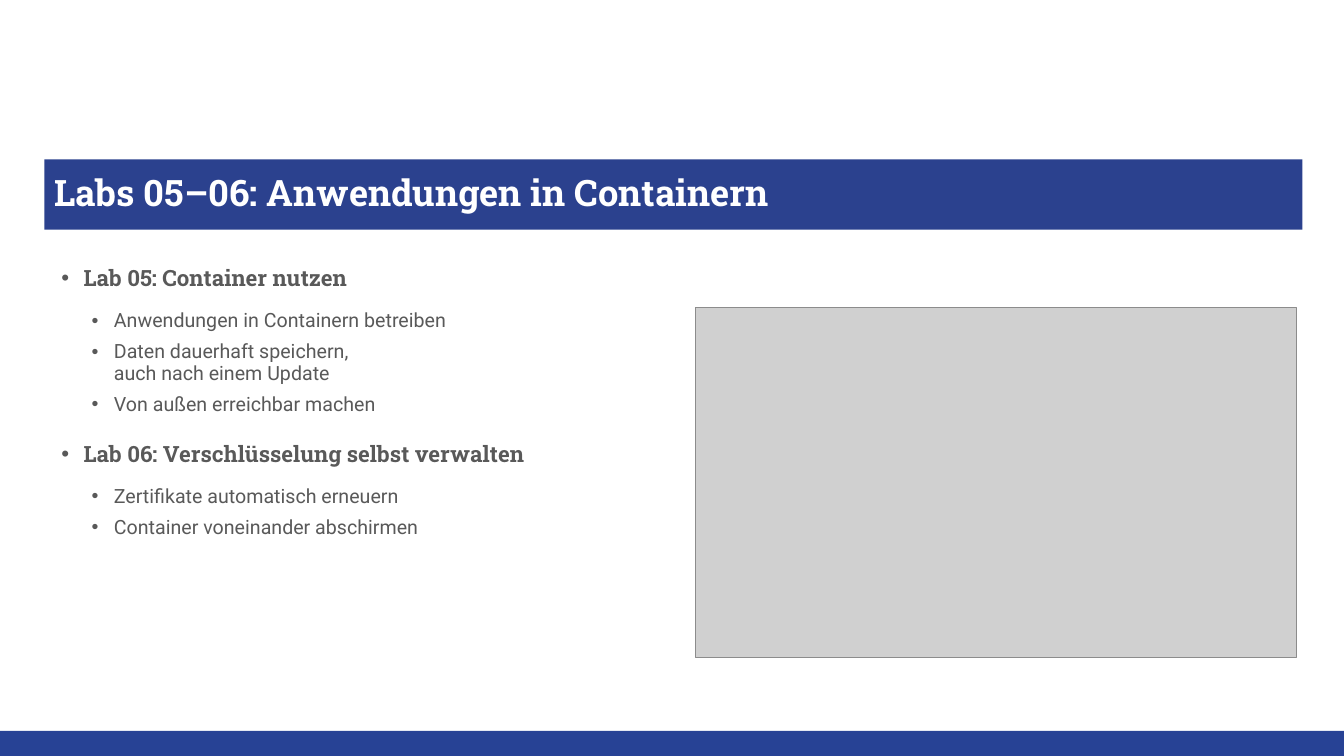
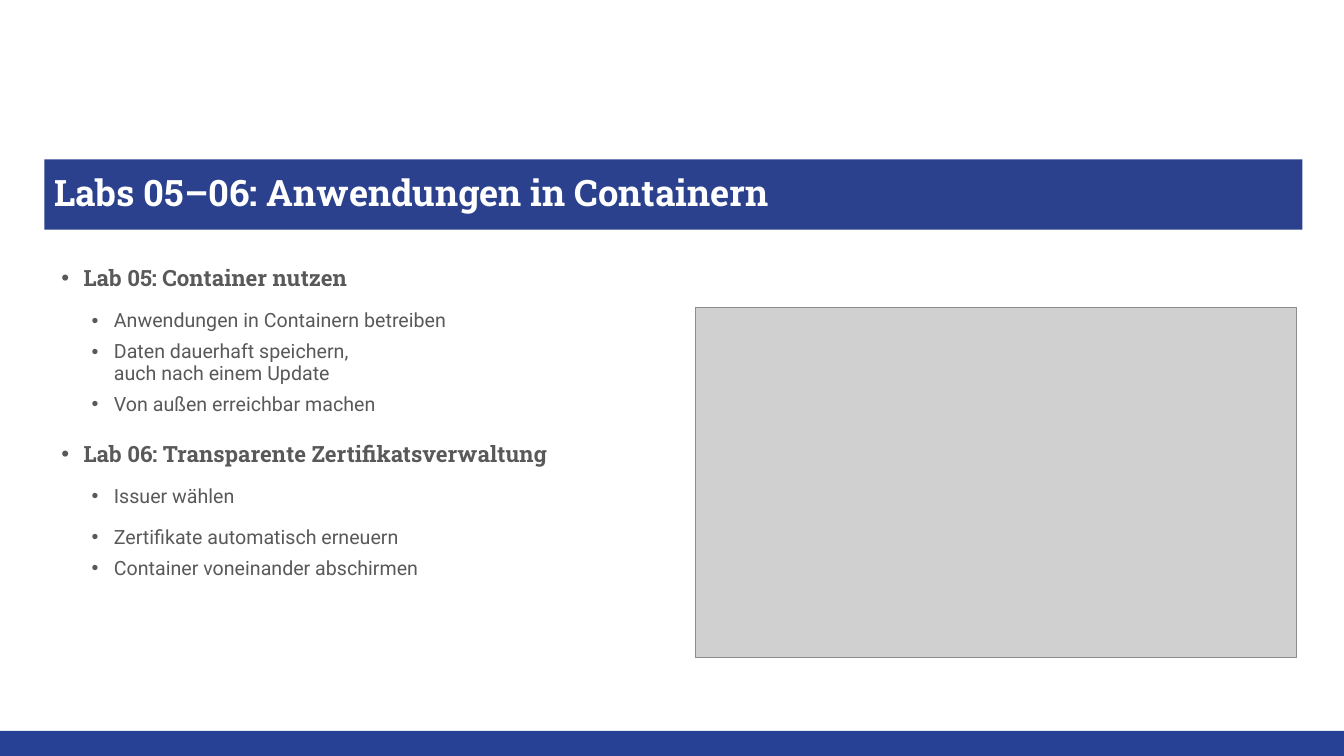
Before and after one commit to Lotter69/2026_02_linux, a slide deck: slide 5 of Vorbereitung/Lab00_Einführung.pptx. Drawn at 1344x756 pixels with LibreOffice and Linux fonts; fonts in the diff are those of the drawing; grey boxes stand for pictures; background and template pictures are left out. Boxes give left, top, right and bottom in pixels: in the first picture for what was removed or moved away, otherwise in the second. Text is boxed around its words. In the diff, an @@ line names an element or a change of style, - is before the commit and + after.

```diff
--- a/Vorbereitung/Lab00_Einführung.pptx
+++ b/Vorbereitung/Lab00_Einführung.pptx
@@ text at box(84, 444, 547, 503): text changed @@
-• Lab 06: Verschlüsselung selbst verwalten
+• Lab 06: Transparente Zertifikatsverwaltung
+  • Issuer wählen
```
Also in this commit, not shown: 1 other slide changed, 4 other files.
